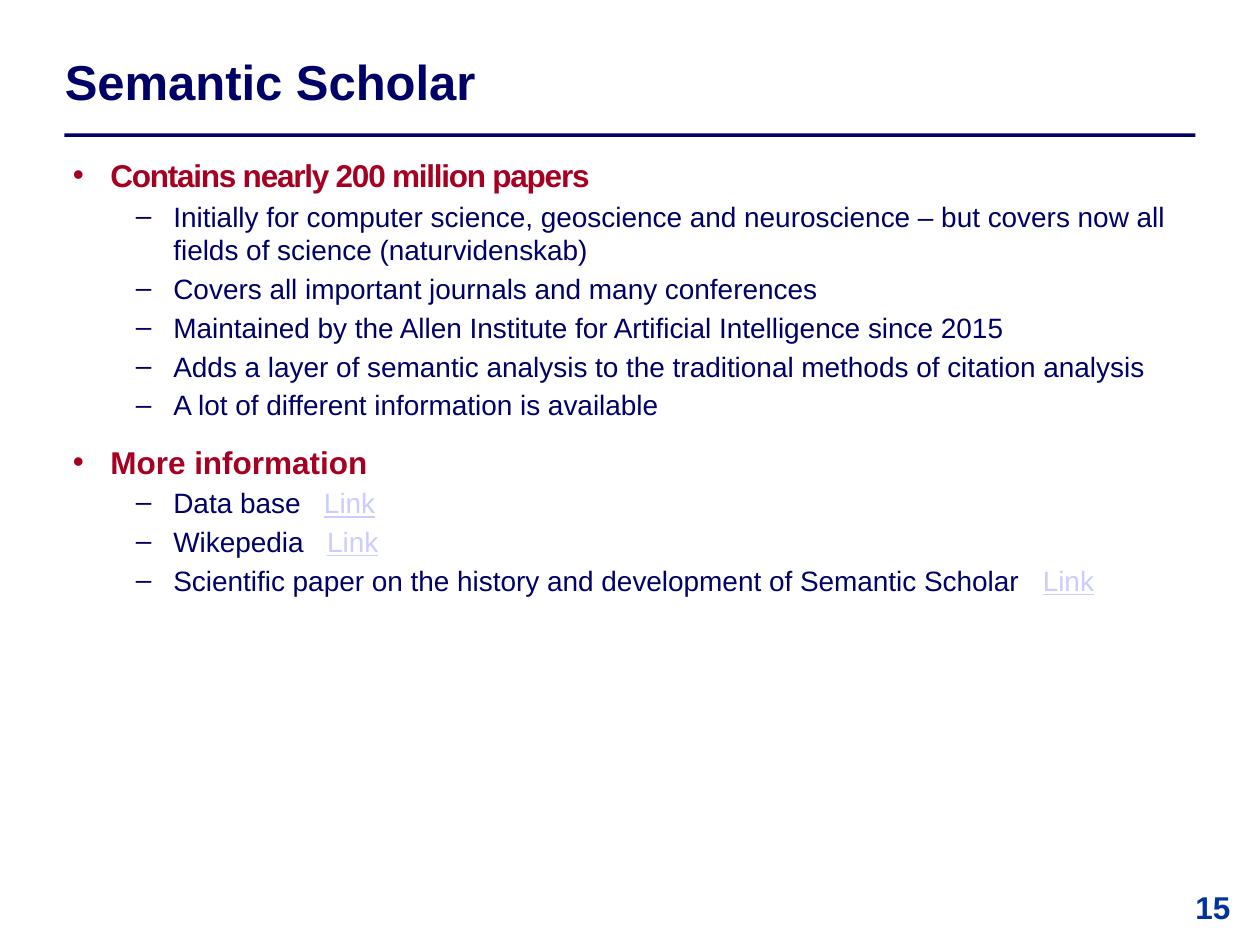
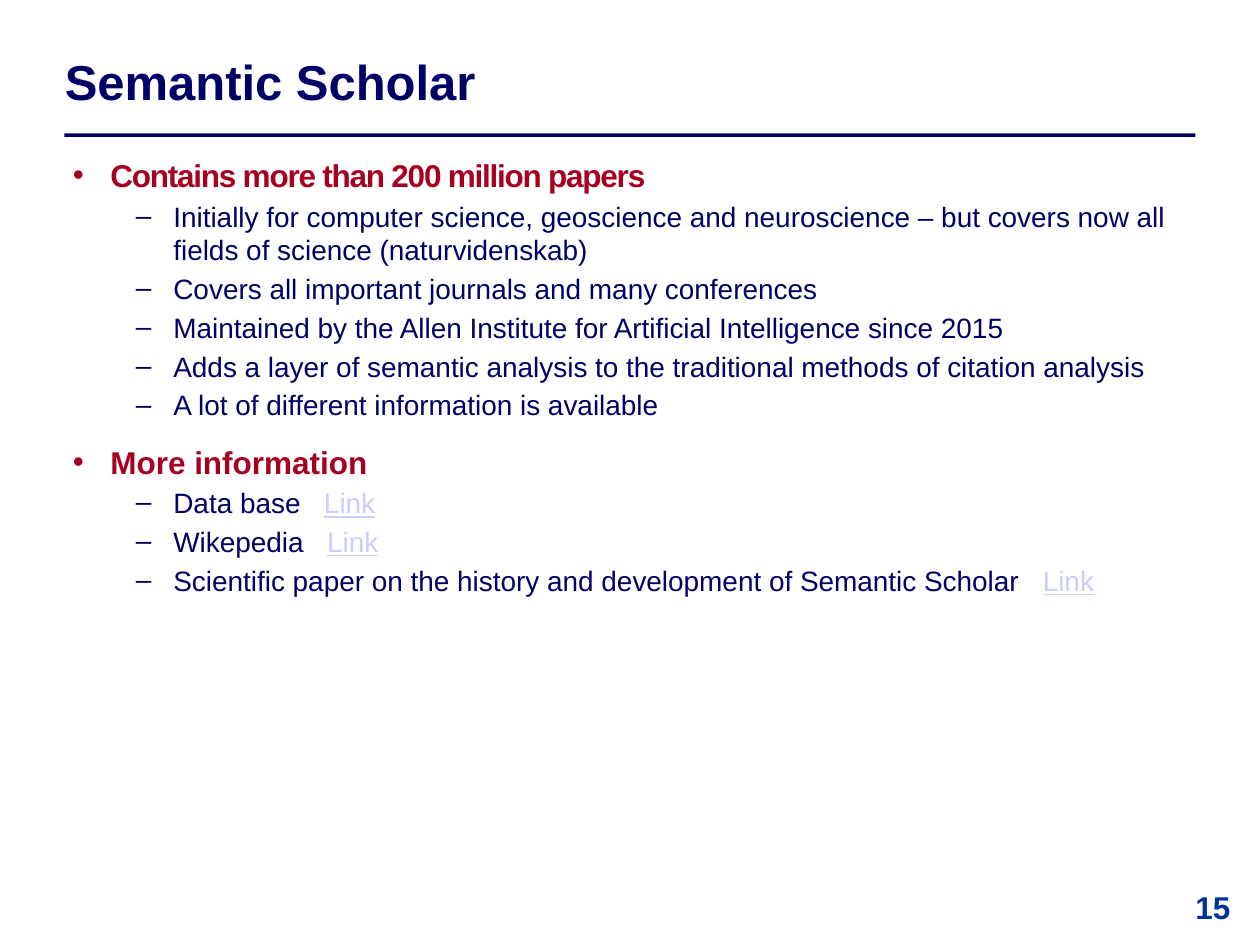
Before and after one commit to IntProgAU/Materiale, a slide deck: slide 15 of web/b26/3 Publication Traditions.pptx. Drawn at 1260x945 pixels with LibreOffice and Linux fonts; fonts in the diff are those of the drawing. Boxes give left, top, right and bottom in pixels: in the first picture for what was removed or moved away, otherwise in the second. Text is boxed around its words. In the diff, an @@ line names an element or a change of style, - is before the commit and + after.

```diff
--- a/web/b26/3 Publication Traditions.pptx
+++ b/web/b26/3 Publication Traditions.pptx
@@ text at (110,164,645,193): text changed @@
-  • Contains nearly 200 million papers
+  • Contains more than 200 million papers
```
Also in this commit, not shown: 4 other slides changed.
